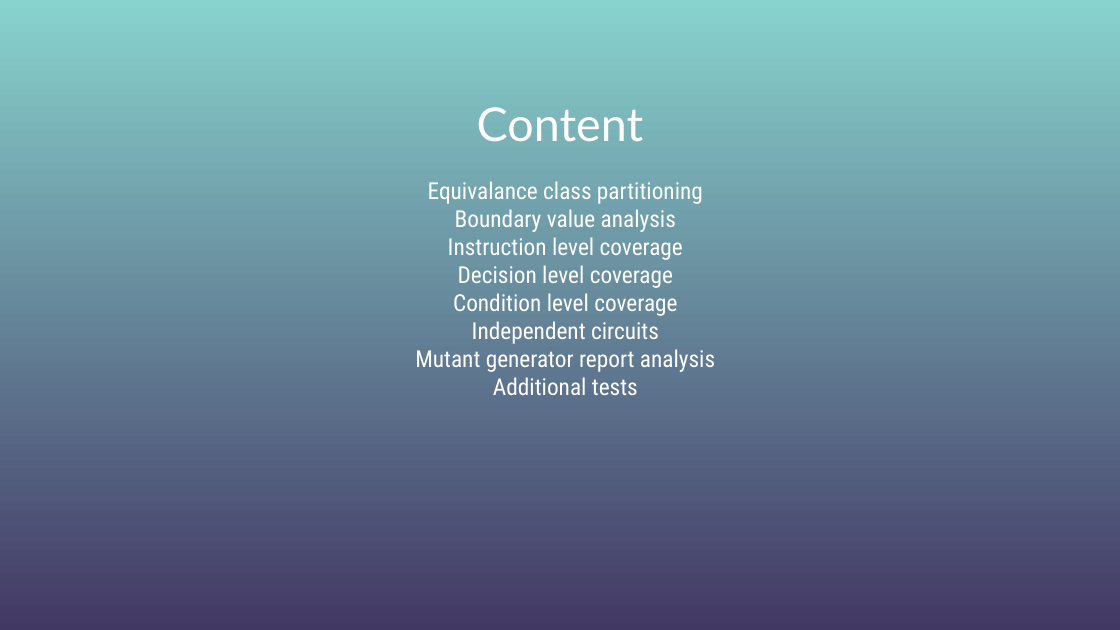
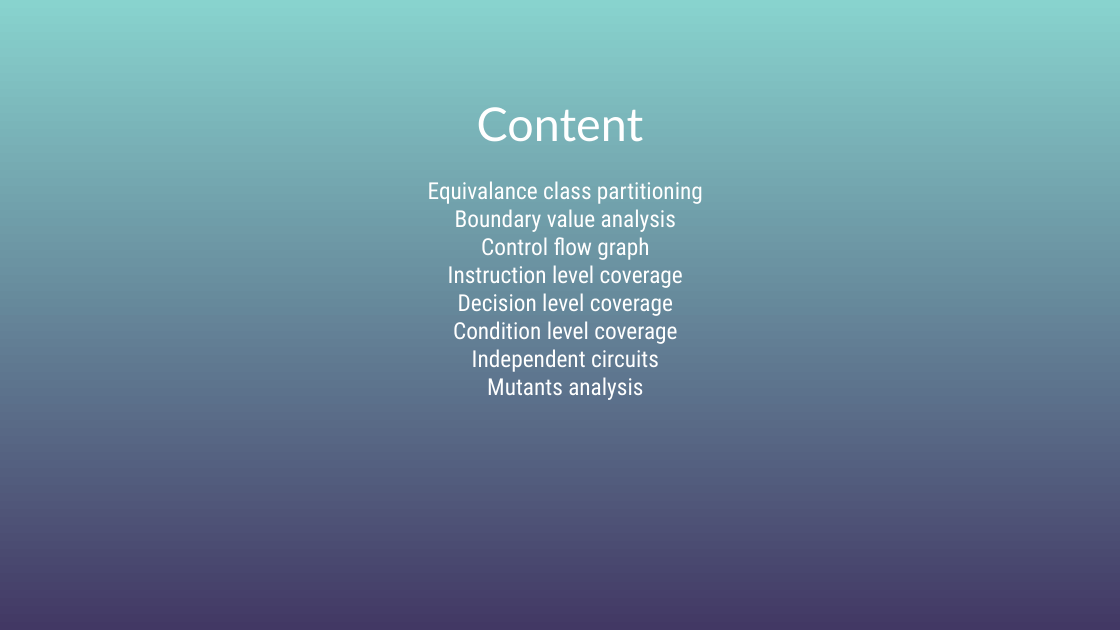
Before and after one commit to sebi2805/proiect-tss, a slide deck: slide 2 of Software Testing.pptx. Drawn at 1120x630 pixels with LibreOffice and Linux fonts; fonts in the diff are those of the drawing; background and template pictures are left out. Boxes give left, top, right and bottom in pixels: in the first picture for what was removed or moved away, otherwise in the second. Text is boxed around its words. In the diff, an @@ line names an element or a change of style, - is before the commit and + after.

Commit message:
Added final presentation and removed old one

```diff
--- a/Software Testing.pptx
+++ b/Software Testing.pptx
@@ subtitle at box(481, 237, 649, 260): paragraph added @@
+Control flow graph
@@ subtitle at box(487, 377, 643, 400): text changed @@
-Mutant generator report analysis
-Additional tests
+Mutants analysis
```
Also in this commit, not shown: 2 other slides changed, 3 slides added, 1 other file.
